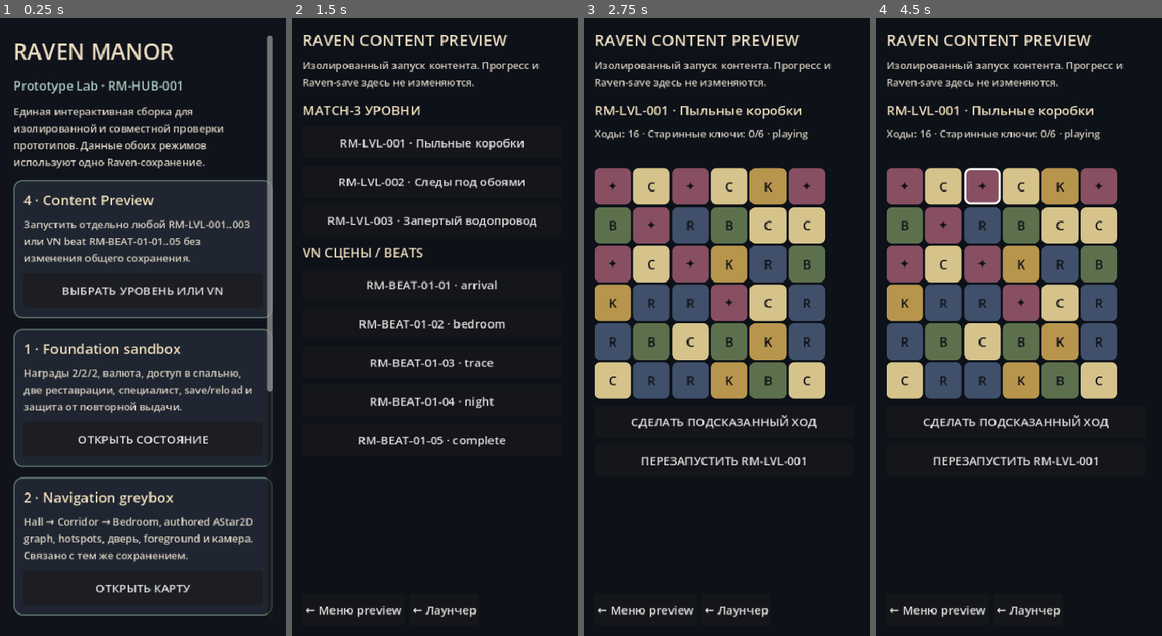
Above: before the commit, frames 1-4 (left to right).
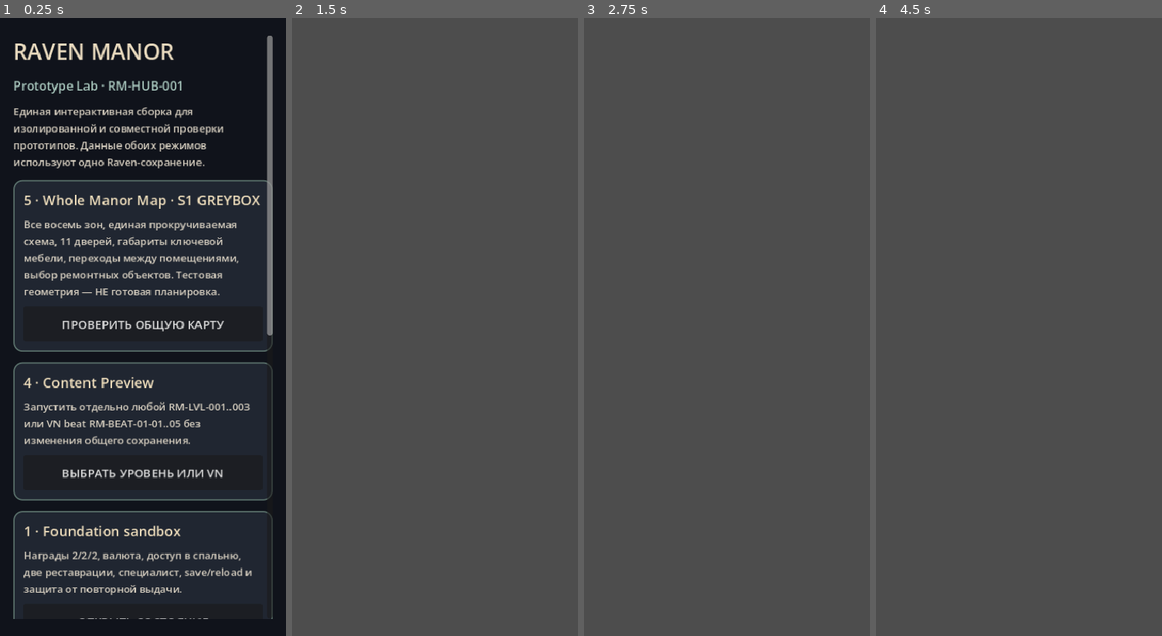
Above: after the commit, the same moments.

Repository: bezdredoff/RavenManor-Godot
Game: Godot game, scene res://scenes/raven/prototype_launcher.tscn
Same seed, same stepped clock (60 frames per second), same inputs: the game is played once before the commit and once after it.
Inputs (mouse positions are in pixels of both pictures, inside the frame that each line leads up to):
- Up to frame 1 (0.25 s): no input
- Up to frame 2 (1.5 s): click (435, 327) at 0.5 s, where only the run after the commit has a clickable "ПРОВЕРИТЬ ОБЩУЮ КАРТУ"; click (435, 289) at 1.25 s, where only the run before the commit has a clickable "ВЫБРАТЬ УРОВЕНЬ ИЛИ VN"
- Up to frame 3 (2.75 s): click (724, 141) at 2 s, where only the run before the commit has a clickable "RM-LVL-001 · Пыльные коробки"
- Up to frame 4 (4.5 s): click (904, 184) at 2.75 s, where only the run before the commit has a clickable "✦"; click (944, 184) at 3.5 s, where only the run before the commit has a clickable "C"; click (981, 184) at 4.25 s, where only the run before the commit has a clickable "✦"

The runs differ from the first frame. In frame 1, 14% of the frame differs, in the area x 4-96%, y 28-98%; in frame 2, 98%, in the area x 0-100%, y 0-100%; in frame 3, 98%; in frame 4, 98%.
Error after the commit: Parse Error: Too few arguments for "draw_set_transform()" call. Expected at least 1 but received 0. (res://scripts/raven/season1_map_greybox.gd:240)

Commit message:
Expose full first-floor map feasibility mode in Prototype Lab

Diff:
--- a/scripts/raven/prototype_launcher.gd
+++ b/scripts/raven/prototype_launcher.gd
@@ -2,6 +2,7 @@
 
 const FOUNDATION_SCENE := "res://scenes/raven/foundation_lab.tscn"
 const NAVIGATION_SCENE := "res://scenes/raven/manor_greybox.tscn"
+const WHOLE_MAP_SCENE := "res://scenes/raven/season1_map_greybox.tscn"
 const VERTICAL_SLICE_SCENE := "res://scenes/raven/vertical_slice.tscn"
 const CONTENT_PREVIEW_SCENE := "res://scenes/raven/content_preview.tscn"
 
@@ -17,6 +18,12 @@
 	column.add_child(_title("RAVEN MANOR", 30, Color("eadbbf")))
 	column.add_child(_title("Prototype Lab · RM-HUB-001", 17, Color("a9c8be")))
 	column.add_child(_paragraph("Единая интерактивная сборка для изолированной и совместной проверки прототипов. Данные обоих режимов используют одно Raven-сохранение."))
+	column.add_child(_card(
+		"5 · Whole Manor Map · S1 GREYBOX",
+		"Все восемь зон, единая прокручиваемая схема, 11 дверей, габариты ключевой мебели, переходы между помещениями, выбор ремонтных объектов. Тестовая геометрия — НЕ готовая планировка.",
+		"ПРОВЕРИТЬ ОБЩУЮ КАРТУ",
+		_open.bind(WHOLE_MAP_SCENE)
+	))
 	column.add_child(_card(
 		"4 · Content Preview",
 		"Запустить отдельно любой RM-LVL-001..003 или VN beat RM-BEAT-01-01..05 без изменения общего сохранения.",
